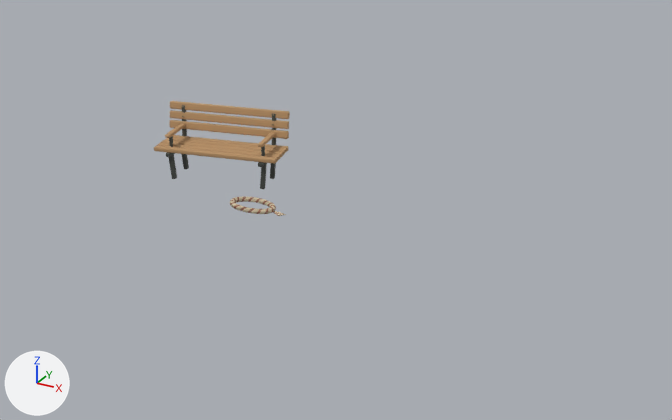
The glTF model public/models/yard-furniture.glb, before and after one commit.
Camera for both pictures: a 50 mm camera at (7.27, -11.84, 6.54) aimed at (0.47, 0.54, 0.35). The axes (+X, +Y, +Z) are drawn at lower left. The lights are the same throughout. The picture after the commit comes second. Where no turn or scale is listed for an object, it has been applied to the vertices. Vertices at exactly the same position are counted once.

The first picture shows 'Clay cotton', 'Natural cotton', 'Warm graphite', 'Yard oak'.
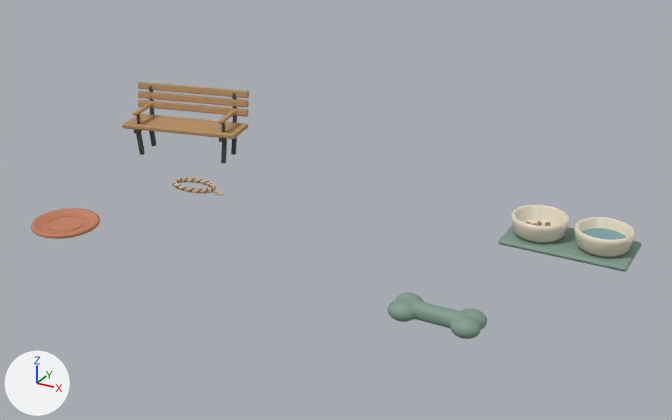
Edits to the bpy script that builds the scene:
```text
Change me_braided_cotton_tug:
    remove me_braided_cotton_tug.from_pydata(...)  # 2720 vertices, 5312 faces; spans x -1.649..-0.545, y 0.281..0.818, z 0.032..0.139
    add me_braided_cotton_tug.from_pydata(...)  # 2720 vertices, 5312 faces; spans x -3.099..-1.995, y 0.531..1.068, z 0.032..0.139
    me_braided_cotton_tug part 1: the whole mesh is moved by (-1.45, 0.25, 0.0)
Change me_braided_cotton_tug_001:
    remove me_braided_cotton_tug_001.from_pydata(...)  # 1360 vertices, 2656 faces; spans x -1.644..-0.561, y 0.284..0.816, z 0.032..0.139
    add me_braided_cotton_tug_001.from_pydata(...)  # 1360 vertices, 2656 faces; spans x -3.094..-2.011, y 0.534..1.066, z 0.032..0.139
    me_braided_cotton_tug_001 part 2: the whole mesh is moved by (-1.45, 0.25, 0.0)
Change ob_yard_oak:
    ob_yard_oak.location: (-2.43, 1.19, 0.61) -> (-3.83, 1.94, 0.61)
Change ob_warm_graphite:
    ob_warm_graphite.location: (-3.34, 1.07, 0.29) -> (-4.74, 1.82, 0.29)
Add ob_oak_end_grain:
    ob_oak_end_grain = bpy.data.objects.new('Oak end grain', me_cube_022)  # 1248 vertices, 2444 faces; spans x -0.338..0.184, y -0.263..0.281, z -0.023..0.023; in mat_oak_end_grain (brown #a27c59)
    ob_oak_end_grain.location = (3.6, 1.8, 0.2)
Add ob_still_blue_water:
    ob_still_blue_water = bpy.data.objects.new('Still blue water', me_water_surface)  # 65 vertices, 64 faces; spans x 4.189..4.951, y 1.419..2.181, z 0.255; in mat_still_blue_water (cyan #76a6aa)
    ob_still_blue_water.location = (0.0, 0.0, 0.0)
Add ob_terracotta_rubber:
    ob_terracotta_rubber = bpy.data.objects.new('Terracotta rubber', me_bowl_foot)  # 2702 vertices, 5120 faces; spans x -4.06..4.91, y -2.16..2.14, z 0.03..0.14; in mat_terracotta_rubber (orange #c48161)
    ob_terracotta_rubber.location = (0.0, 0.0, 0.0)
Add ob_warm_ivory_ceramic:
    ob_warm_ivory_ceramic = bpy.data.objects.new('Warm ivory ceramic', me_ceramic_pet_bowl)  # 1284 vertices, 2560 faces; spans x 3.07..5.03, y 1.34..2.26, z 0.09..0.43; in mat_warm_ivory_ceramic (pale yellow #e6ddc7)
    ob_warm_ivory_ceramic.location = (0.0, 0.0, 0.0)
Add ob_sage_silicone:
    ob_sage_silicone = bpy.data.objects.new('Sage silicone', me_cube_021)  # 4480 vertices, 8952 faces; spans x -1.57..1.02, y -3.6..0.52, z -0.05..0.24; in mat_sage_silicone (greyish green #819e8e)
    ob_sage_silicone.location = (4.05, 1.8, 0.04)
```

Boxes [x1, y1, x2, y2] around the edits, measured in the pictures (672 x 420 px):
'Yard oak', moved: before [154, 101, 290, 164]; after [122, 82, 249, 139]
'Sage silicone', added: after [388, 226, 641, 339]
'Warm ivory ceramic', added (pale yellow): after [511, 205, 635, 257]
'Terracotta rubber', added: after [31, 208, 602, 257]
'Warm graphite', moved: before [166, 105, 276, 189]; after [134, 86, 237, 164]
'Natural cotton', moved: before [230, 196, 286, 216]; after [173, 177, 224, 195]
'Still blue water', added: after [582, 228, 626, 240]
'Clay cotton', moved: before [230, 196, 284, 216]; after [173, 177, 223, 195]
'Oak end grain', added: after [525, 221, 551, 226]
